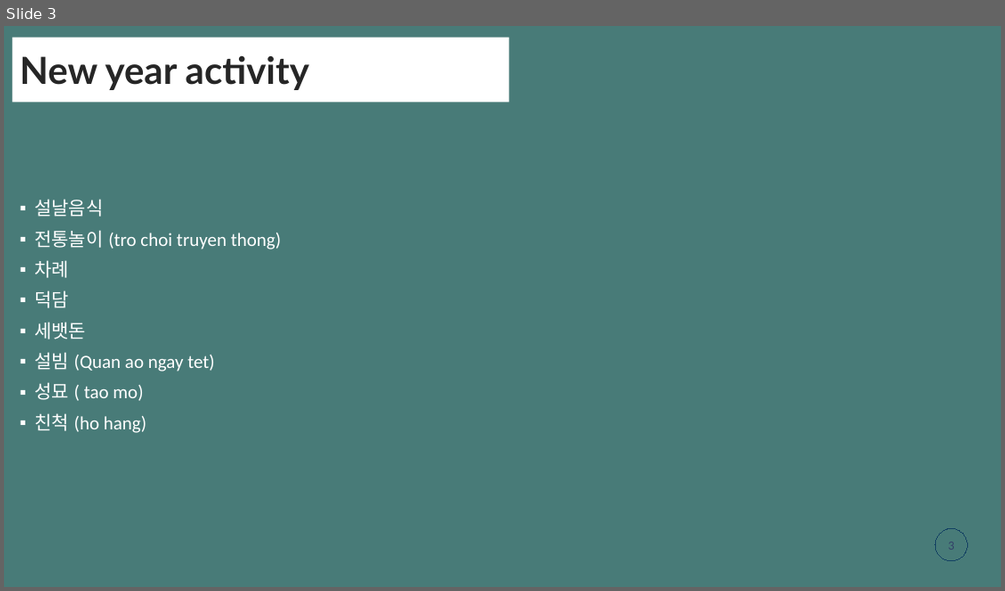
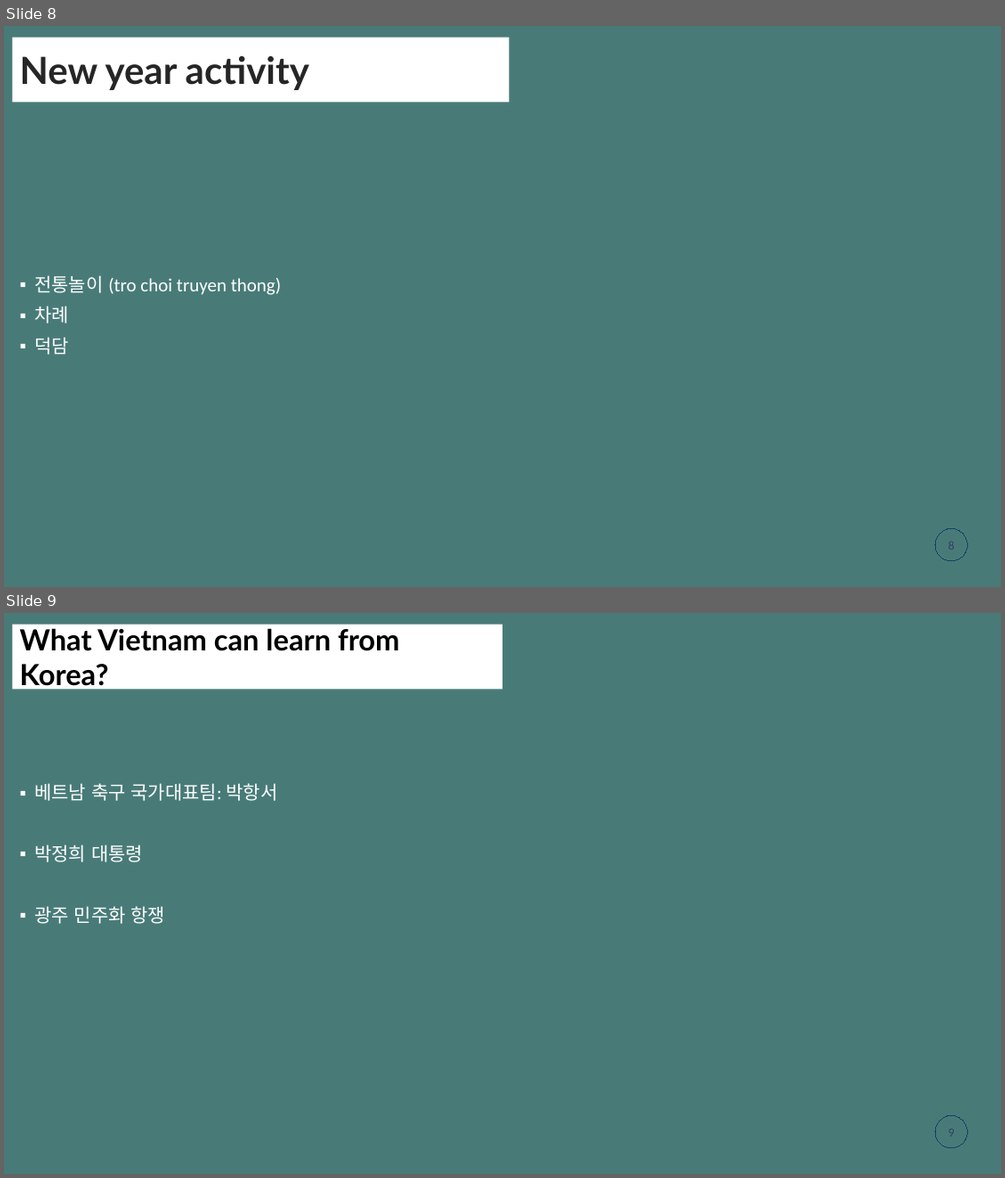
Before and after one commit to gemmanguen/Tetholidays, a slide deck: mducng_VN-KR.pptx. Shown one above the other, each under a label of ours: slide 3 before the commit, slides 8 and 9 after it. The pictures are 1005x591 and 1005x1178 pixels, drawn with LibreOffice and Linux fonts; fonts in the diff are those of the drawing. Boxes give left, top, right and bottom in pixels: in the first picture for what was removed or moved away, otherwise in the second. Text is boxed around its words. In the diff, an @@ line names an element or a change of style, - is before the commit and + after.

```diff
--- a/mducng_VN-KR.pptx
+++ b/mducng_VN-KR.pptx
@@ slide 9 added at (x1=4, y1=613, x2=1001, y2=1174), background #487B78 @@
@@ title added at (x1=12, y1=625, x2=502, y2=690), fill #FFFFFF, 28 pt, text #000000, bold @@
+What Vietnam can learn from Korea?
@@ text added at (x1=34, y1=783, x2=278, y2=924), 18 pt, text #FFFFFF @@
+▪ 베트남 축구 국가대표팀: 박항서
+▪ 박정희 대통령
+▪ 광주 민주화 항쟁
@@ page number added at (x1=935, y1=1116, x2=967, y2=1148), outline #134163 5 pt, 12 pt, text #344068 @@
+9
@@ what was slide 3 is now slide 8 @@
@@ slide 8 changed as well @@
@@ text at (x1=34, y1=199, x2=103, y2=216): paragraph removed @@
-▪ 설날음식
@@ text at (x1=34, y1=321, x2=214, y2=433): paragraphs removed @@
-▪ 세뱃돈
-▪ 설빔 (Quan ao ngay tet)
-▪ 성묘 ( tao mo)
-▪ 친척 (ho hang)
```
Also in this commit, not shown: 2 other slides changed, 6 other slides added, 2 other files.
